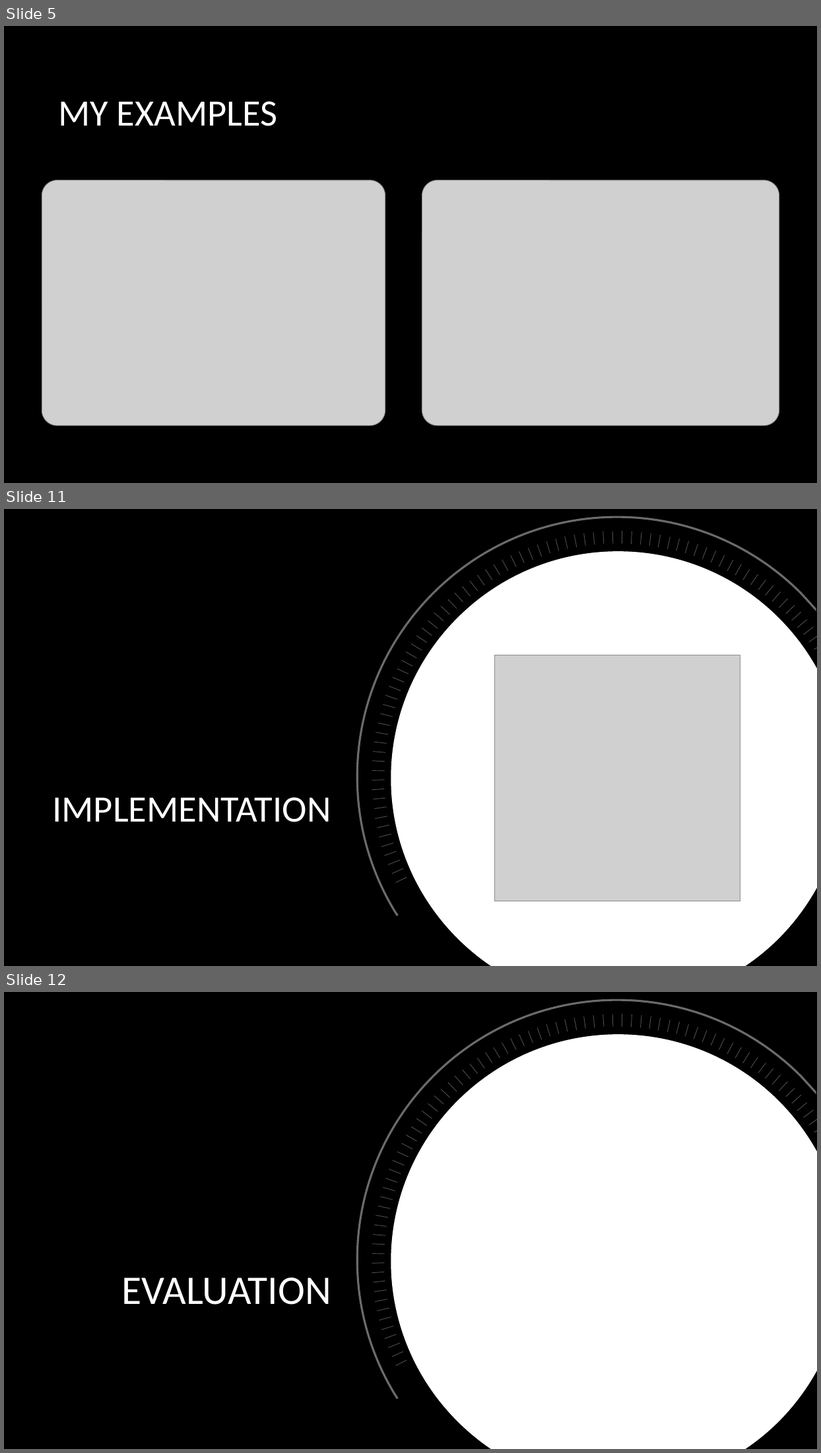
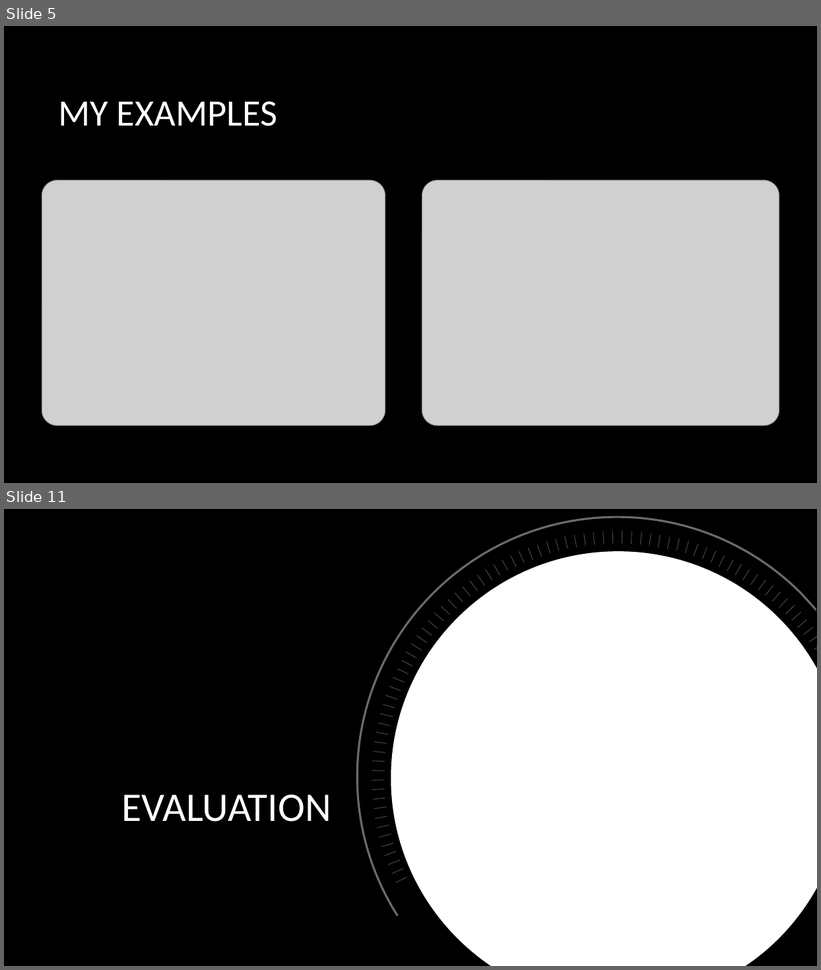
Before and after one commit to MariaPrograms/RayCasting, a slide deck: Graphics and Computational Programming.pptx. Shown one above the other, each under a label of ours: slides 5, 11 and 12 before the commit, slides 5 and 11 after it; the slides between them are not shown. The pictures are 821x1453 and 821x970 pixels, drawn with LibreOffice and Linux fonts; fonts in the diff are those of the drawing; grey boxes stand for pictures; background and template pictures are left out. Boxes give left, top, right and bottom in pixels: in the first picture for what was removed or moved away, otherwise in the second. Text is boxed around its words. In the diff, an @@ line names an element or a change of style, - is before the commit and + after.

```diff
--- a/Graphics and Computational Programming.pptx
+++ b/Graphics and Computational Programming.pptx
@@ slide 11 removed at (4,509,817,966), background picture (left out) @@
@@ freeform shape removed at (356,516,816,916) @@
@@ freeform shape removed at (393,553,817,966) @@
@@ picture removed at (494,656,741,901) @@
@@ title removed at (52,797,331,823) @@
-IMPLEMENTATION
@@ group removed at (372,531,817,883): 78 lines @@
@@ what was slide 12 is now slide 11 @@
```
Also in this commit, not shown: 6 slides changed, 1 other slide removed, 5 other files.
